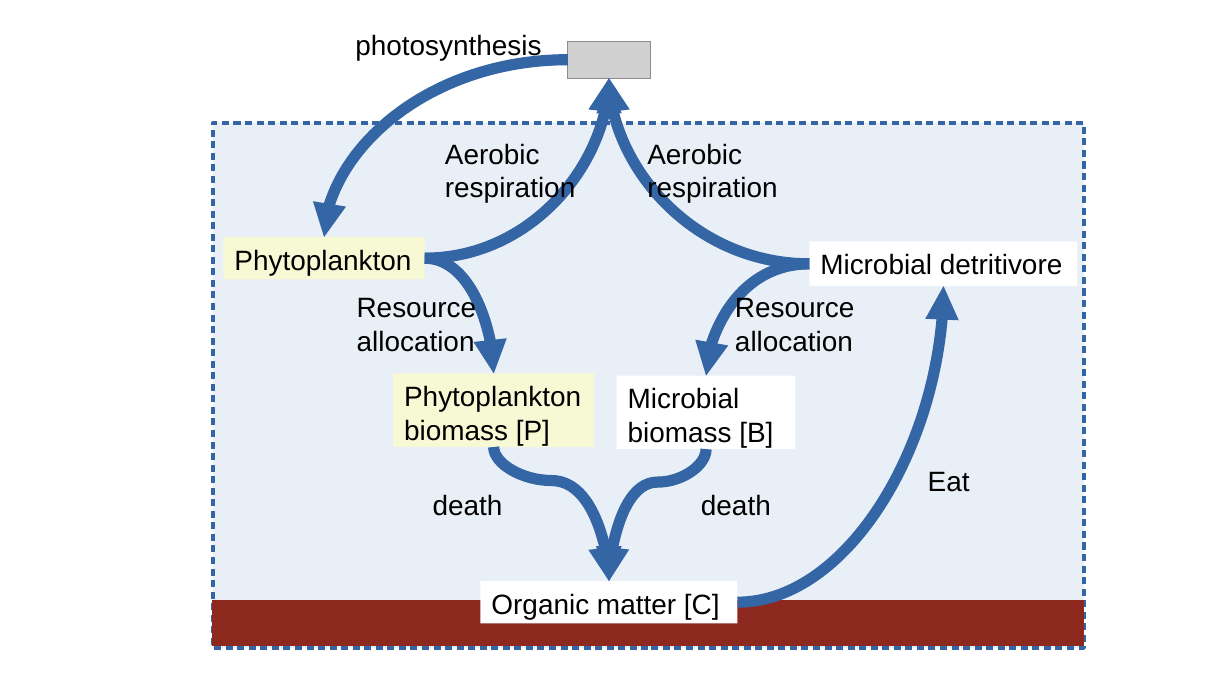
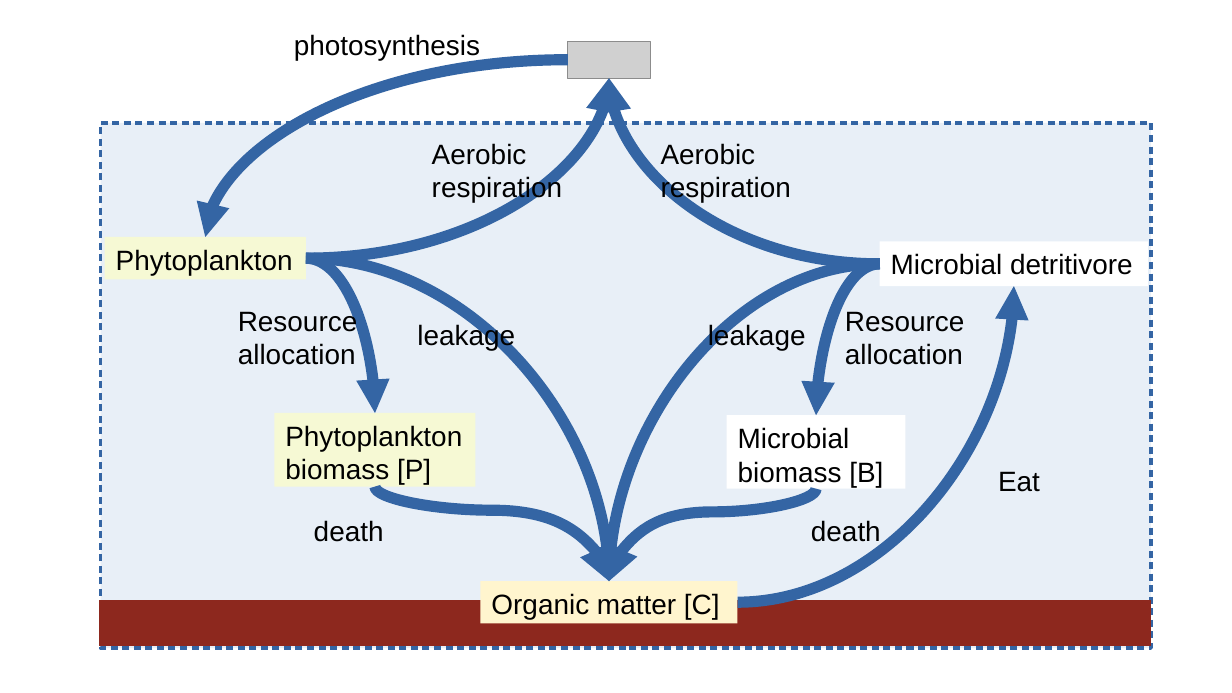
Before and after one commit to ph-u/PhyBac_C-Capture, a slide deck: slide 11 of sandbox/diagrams.odp. Drawn at 1232x693 pixels with LibreOffice and Linux fonts; fonts in the diff are those of the drawing; grey boxes stand for pictures. Boxes give left, top, right and bottom in pixels: in the first picture for what was removed or moved away, otherwise in the second. Text is boxed around its words. In the diff, an @@ line names an element or a change of style, - is before the commit and + after.

```diff
--- a/sandbox/diagrams.odp
+++ b/sandbox/diagrams.odp
@@ text "photosynthesis": place and size @@
-text "photosynthesis" at <box>355,34,541,60</box>
+text "photosynthesis" at <box>294,34,480,60</box>
@@ curved arrow moved from (568, 59) - (324, 237) to (568, 59) - (206, 237) @@
@@ curved arrow moved from (425, 258) - (609, 78) to (306, 258) - (609, 78) @@
@@ curved arrow moved from (809, 264) - (609, 78) to (880, 264) - (609, 78) @@
@@ rectangle: place and size @@
-rectangle at <box>212,123,1084,648</box>
+rectangle at <box>101,123,1152,648</box>
@@ text "Aerobic respiration": place and size @@
-text "Aerobic respiration" at <box>445,143,575,202</box>
+text "Aerobic respiration" at <box>432,143,562,202</box>
@@ text "Aerobic respiration": place and size @@
-text "Aerobic respiration" at <box>647,143,777,202</box>
+text "Aerobic respiration" at <box>661,143,791,202</box>
@@ rectangle "Phytoplankton": place and size @@
-rectangle "Phytoplankton" at <box>224,237,425,279</box>
+rectangle "Phytoplankton" at <box>105,237,306,279</box>
@@ curved arrow moved from (425, 258) - (494, 373) to (306, 258) - (376, 414) @@
@@ curved arrow added from (306, 258) to (609, 581), #3465A4 7.2 pt @@
@@ curved arrow added from (880, 264) to (609, 581), #3465A4 7.2 pt @@
@@ curved arrow moved from (809, 264) - (707, 376) to (880, 264) - (816, 416) @@
@@ rectangle "Microbial detritivore": place and size @@
-rectangle "Microbial detritivore" at <box>809,241,1078,286</box>
+rectangle "Microbial detritivore" at <box>880,241,1148,286</box>
@@ text "Resource allocation": place and size @@
-text "Resource allocation" at <box>357,296,476,352</box>
+text "Resource allocation" at <box>238,309,357,365</box>
@@ curved arrow moved from (738, 603) - (944, 286) to (738, 603) - (1014, 286) @@
@@ text "Resource allocation": place and size @@
-text "Resource allocation" at <box>735,296,854,352</box>
+text "Resource allocation" at <box>845,311,964,365</box>
@@ text added at <box>417,323,515,350</box>, 18 pt, text #000000 @@
+leakage
@@ text added at <box>708,323,806,350</box>, 18 pt, text #000000 @@
+leakage
@@ rectangle "Phytoplankton biomass [P]": place and size @@
-rectangle "Phytoplankton biomass [P]" at <box>394,373,595,447</box>
+rectangle "Phytoplankton biomass [P]" at <box>275,414,476,487</box>
@@ rectangle "Microbial biomass [B]": place and size @@
-rectangle "Microbial biomass [B]" at <box>617,376,796,449</box>
+rectangle "Microbial biomass [B]" at <box>727,415,906,489</box>
@@ text "Eat": place and size @@
-text "Eat" at <box>928,471,970,492</box>
+text "Eat" at <box>998,471,1040,492</box>
@@ text "death": place and size @@
-text "death" at <box>433,494,503,516</box>
+text "death" at <box>314,520,384,542</box>
@@ curved arrow moved from (494, 447) - (609, 581) to (375, 486) - (609, 581) @@
@@ curved arrow moved from (707, 449) - (609, 581) to (816, 489) - (609, 581) @@
@@ text "death" rewrapped from <box>701,494,771,516</box> to <box>811,520,881,547</box> @@
@@ rectangle "Organic matter [C]" at <box>481,581,738,624</box>: fill #FFFFFF to #FFF5CE @@
@@ rectangle: place and size @@
-rectangle at <box>212,601,1084,646</box>
+rectangle at <box>99,601,1150,646</box>
```
Also in this commit, not shown: 1 other file.
